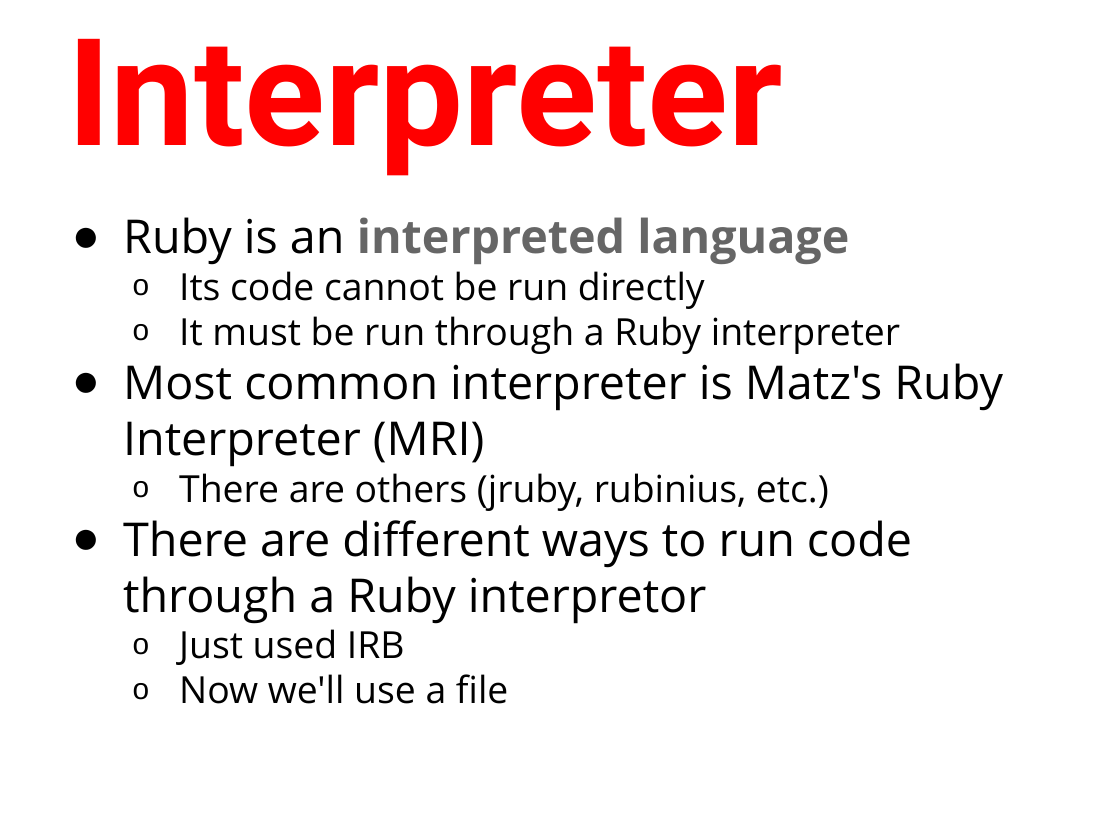
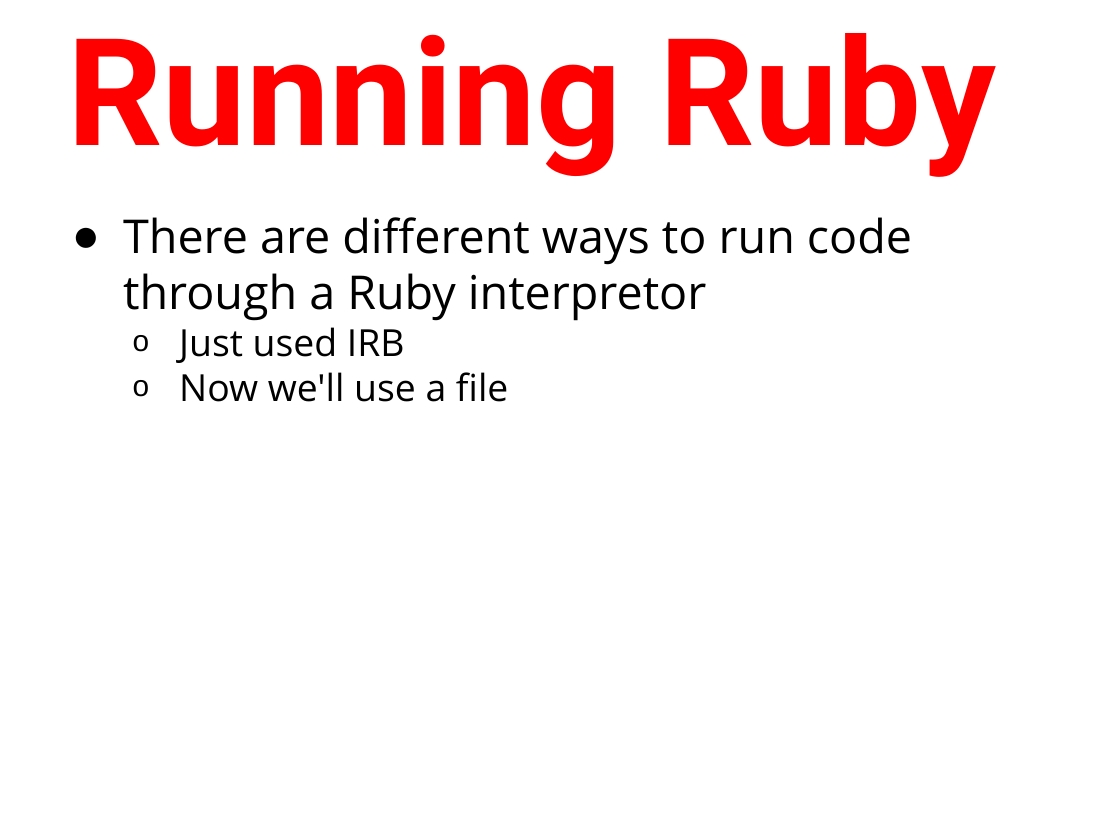
Before and after one commit to humanitiesprogramming/slides, a slide deck: slide 19 of HILT - Programming Concepts II.pptx. Drawn at 1120x840 pixels with LibreOffice and Linux fonts; fonts in the diff are those of the drawing. Boxes give left, top, right and bottom in pixels: in the first picture for what was removed or moved away, otherwise in the second. Text is boxed around its words. In the diff, an @@ line names an element or a change of style, - is before the commit and + after.

```diff
--- a/HILT - Programming Concepts II.pptx
+++ b/HILT - Programming Concepts II.pptx
@@ title at (x1=67, y1=33, x2=996, y2=177): text changed @@
-Interpreter
+Running Ruby
@@ text at (x1=123, y1=217, x2=1003, y2=511): paragraphs removed @@
-● Ruby is an interpreted language
-  o Its code cannot be run directly
-  o It must be run through a Ruby interpreter
-● Most common interpreter is Matz's Ruby Interpreter (MRI)
-  o There are others (jruby, rubinius, etc.)
```
Also in this commit, not shown: 1 other slide changed, 5 other files.
